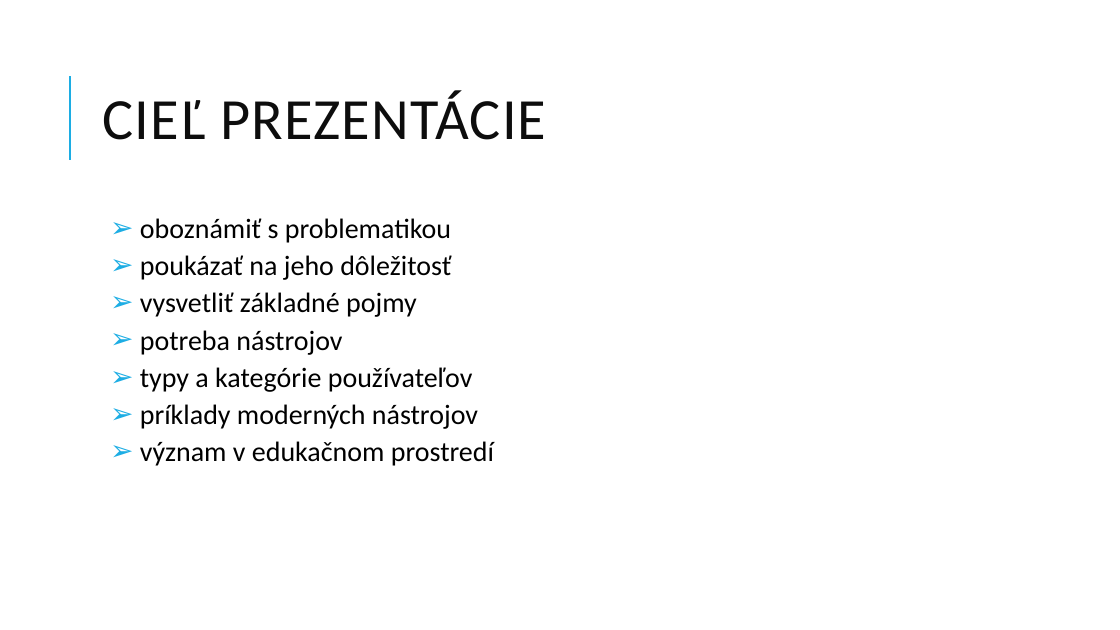
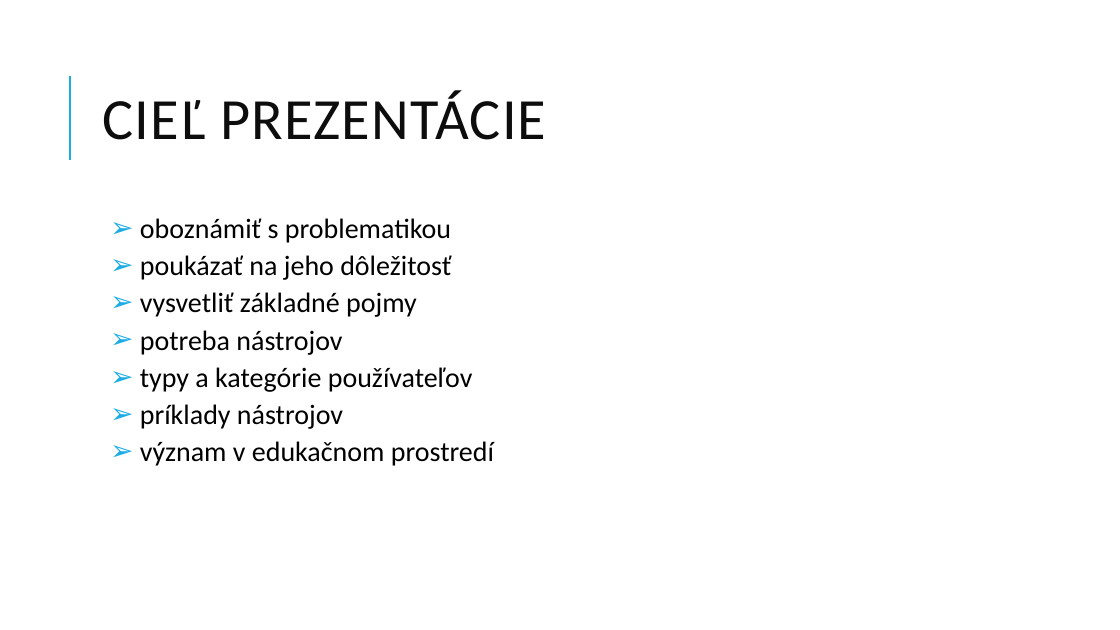
Before and after one commit to Plasmoxy/MIP_clanok, a slide deck: slide 2 of petrik_mip_present.pptx. Drawn at 1120x630 pixels with LibreOffice and Linux fonts; fonts in the diff are those of the drawing. Boxes give left, top, right and bottom in pixels: in the first picture for what was removed or moved away, otherwise in the second. Text is boxed around its words. In the diff, an @@ line names an element or a change of style, - is before the commit and + after.

```diff
--- a/petrik_mip_present.pptx
+++ b/petrik_mip_present.pptx
@@ text at (140, 404, 343, 429): text changed @@
-  ➢ príklady moderných nástrojov
+  ➢ príklady nástrojov
```
Also in this commit, not shown: 3 other slides changed, 5 slides added, 1 slide removed, 2 other files.
